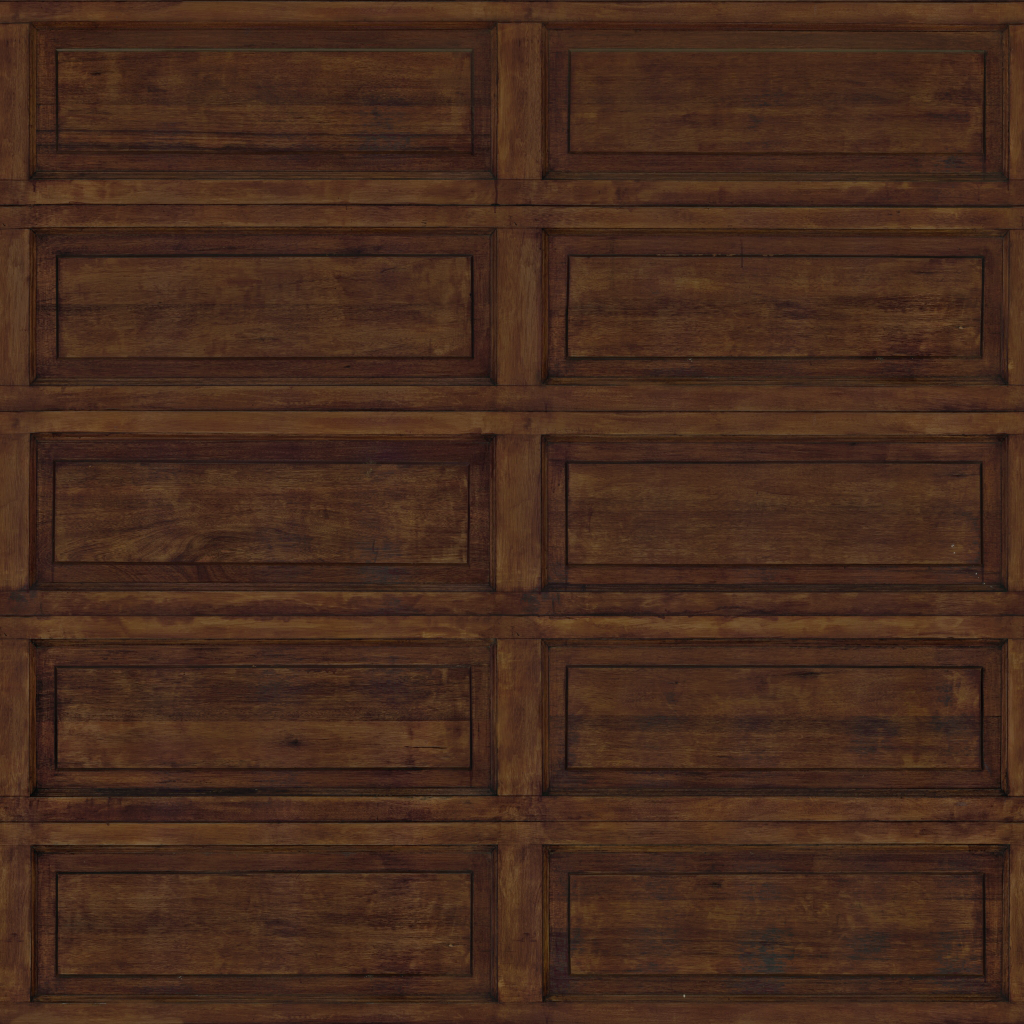
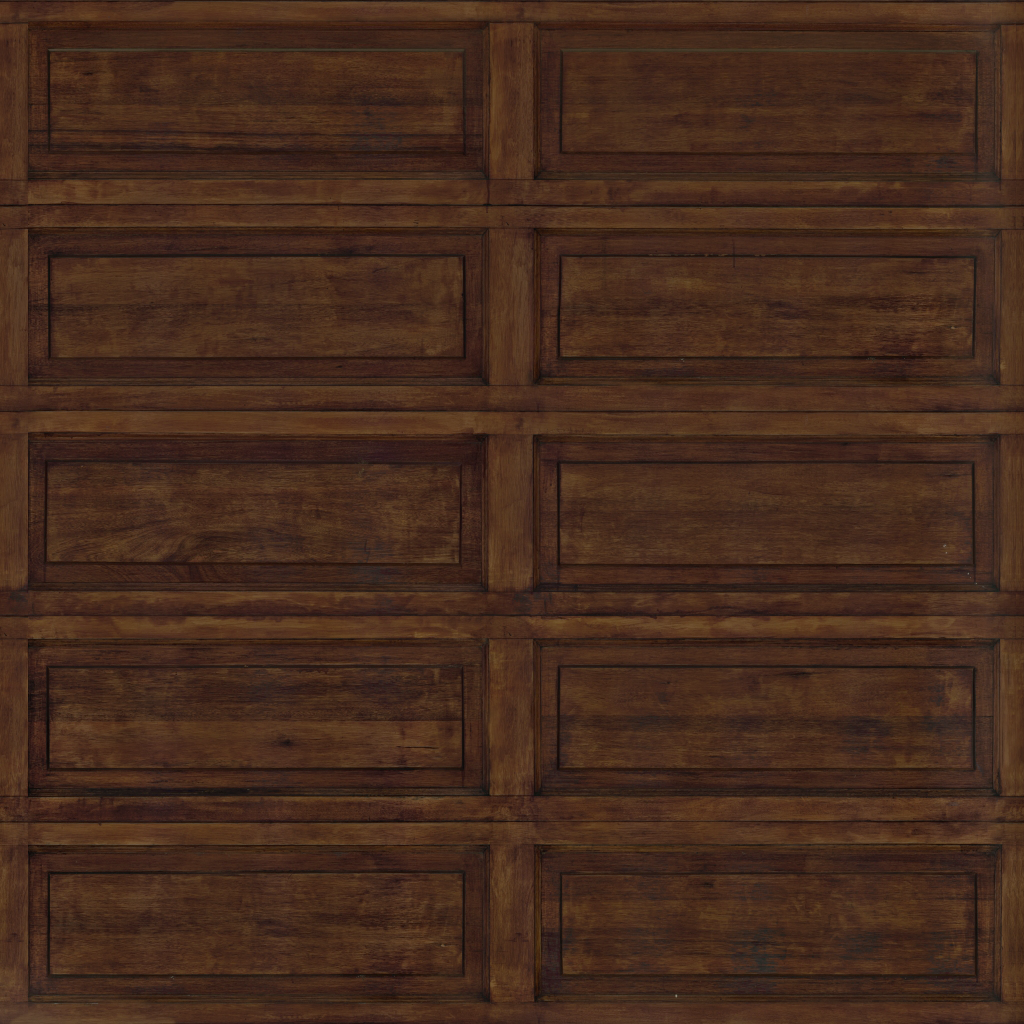
Layer changes from the first 1024×1024 image to the second:
added layer "Gradient Fill 1" (10%) above "Layer 2" over [0,0,1024,1024]
added layer "Layer 2" above "Layer 3" over [1016,0,1024,1024]
added layer "Layer 3" above "Layer 4" over [0,923,28,1024]
added layer "Layer 4" above "Layer 1" over [28,20,42,1013]
added layer "Layer 1" above "Layer 0" over [0,0,1024,1024]
